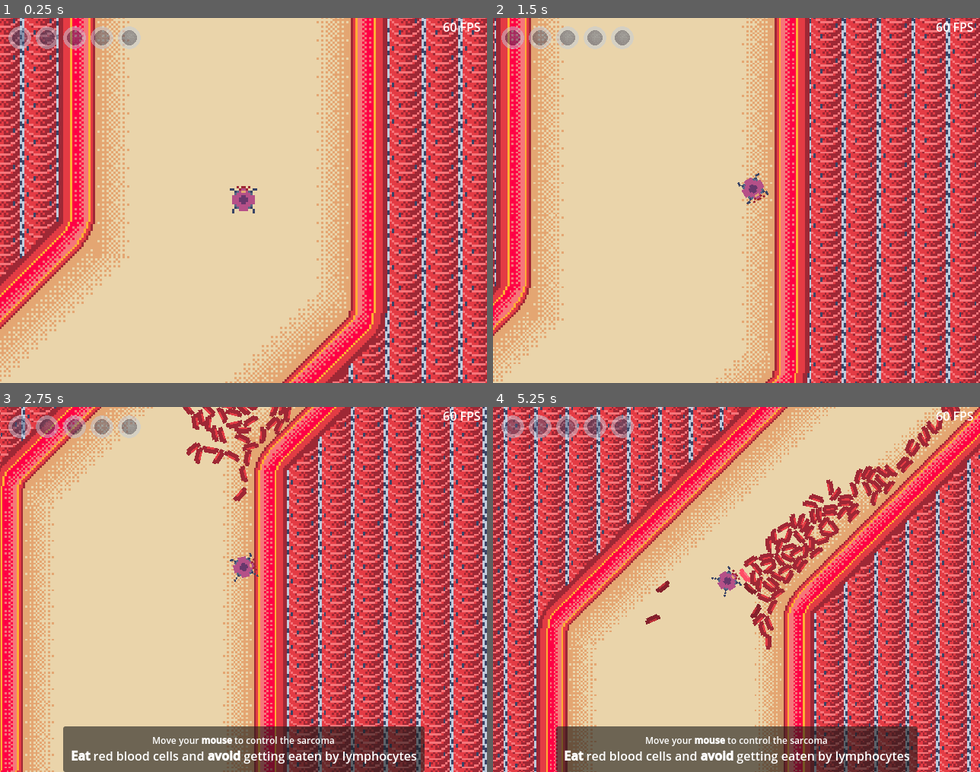
Above: before the commit, frames 1-4 (two rows, left to right).
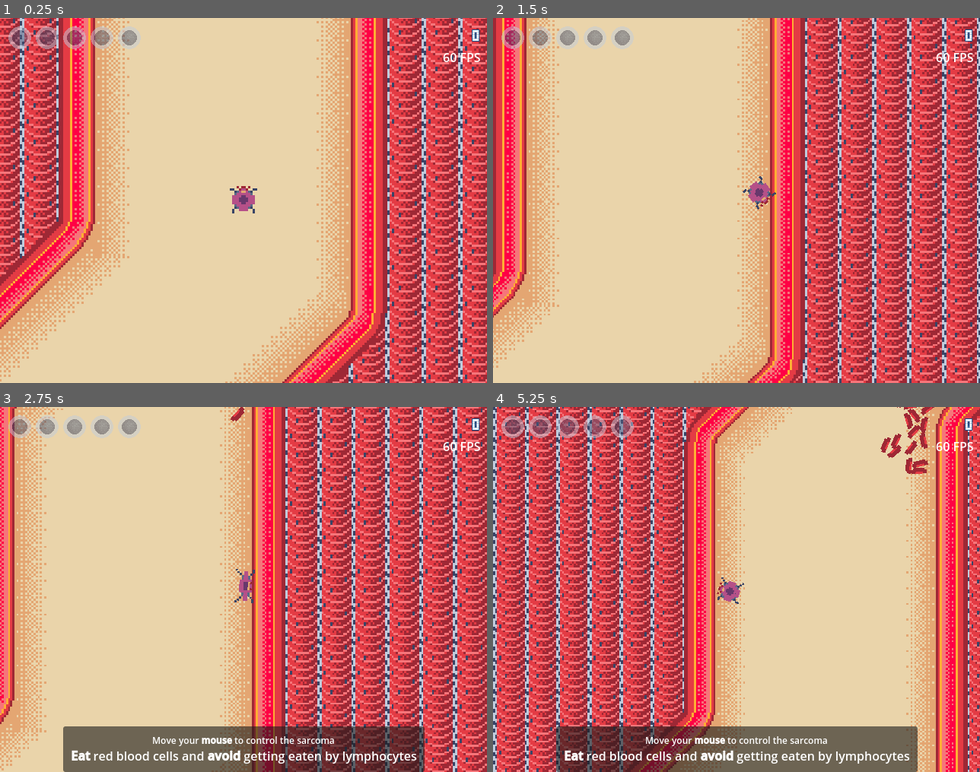
Above: after the commit, the same moments.

Repository: BertrandBordage/Bloody-Sarcoma
Game: Godot game, scene res://level_0.tscn
Two runs of this game, one before a commit and one after it. Both use one fixed random seed, a clock stepped at 60 frames per second and the inputs below. Sound files missing from this copy of the repository are replaced by a short silence.
Inputs (mouse positions are in pixels of both pictures, inside the frame that each line leads up to):
- Up to frame 1 (0.25 s): no input
- Up to frame 2 (1.5 s): move the mouse to (843, 182) at 0.52 s; hold Right (right, bound only after the commit) 0.53-1.25 s; tap Space (drop_cell, bound only after the commit) at 0.6 s; click (843, 182) at 0.67 s; drag from (639, 218) to (770, 193) at 1.27 s
- Up to frame 3 (2.75 s): move the mouse to (292, 509) at 2.02 s; hold Right (right, bound only after the commit) from 2.03 s (still down); tap Space (drop_cell, bound only after the commit) at 2.1 s; click (292, 509) at 2.17 s
- Up to frame 4 (5.25 s): release Right (right, bound only after the commit) at 2.75 s; drag from (712, 662) to (590, 534) at 2.77 s; move the mouse to (882, 644) at 3.52 s; hold Left (left, bound only after the commit) 3.53-4.25 s; tap Space (drop_cell, bound only after the commit) at 3.6, 5.1 s; click (882, 644) at 3.67 s; drag from (590, 534) to (663, 498) at 4.27 s; move the mouse to (760, 589) at 5.02 s; hold Down (down, bound only after the commit) from 5.03 s (still down); click (760, 589) at 5.17 s

The runs differ from the first frame. In frame 1, 0.2% of the frame differs, in the area x 90-99%, y 1-13%; in frame 2, 40%; in frame 3, 41%; in frame 4, 78%, in the area x 0-100%, y 0-100%.

Commit message:
Adds scoring + gamepad + keyboard.

Diff:
--- /dev/null
+++ b/Score.gd
@@ -0,0 +1,5 @@
+extends Label
+
+
+func _process(_delta):
+    text = "%s" % PlayerData.score
--- a/autoload/PlayerData.gd
+++ b/autoload/PlayerData.gd
@@ -5,6 +5,7 @@
 
 const MAX_THREAT_LEVEL: float = 5.0
 var threat_level: float = 0.0
+var score: int = 0
 var cluster: Node2D
 var cooldown_timer: Timer
 
@@ -49,6 +50,8 @@
 
 
 func drop_cell():
+    if cluster.get_child_count() <= 1:
+        return
     var cell = get_worst_cell()
     if cell == null:
         return
@@ -57,3 +60,4 @@
     dropped_cell.animation = "Idle"
     SpawnedFlow.spawn_container.add_child(dropped_cell)
     cell.queue_free()
+    score += 100
--- a/bodies/cancer_cell.gd
+++ b/bodies/cancer_cell.gd
@@ -155,9 +155,11 @@
 
     if body.NAME == "RedBloodCell":
         %RedBloodCellDead.play()
+        PlayerData.score += 1
     elif body.NAME == "Lymphocyte":
         %LymphocyteDead.play()
         PlayerData.raise_threat_level(1.0)
+        PlayerData.score += 100
     elif body.NAME == "Neutrophil":
         %NeutrophilDead.play()
         for sibling in get_parent().get_children():
@@ -165,6 +167,7 @@
                 sibling.has_mouth = true
                 break
         PlayerData.raise_threat_level(0.5)
+        PlayerData.score += 10
     elif body.NAME == "Bacteria":
         %BacteriaDead.play()
         if has_bottom_flagellum:
@@ -180,6 +183,7 @@
                 has_top_flagellum = true
         else:
             has_bottom_flagellum = true
+        PlayerData.score += 5
 
 
 func take_damage(damage: float):
--- a/playable_cell_cluster.gd
+++ b/playable_cell_cluster.gd
@@ -6,6 +6,7 @@
 const MAX_ZOOM = Vector2(3.0, 3.0)
 @onready var initial_zoom = %Camera2D.zoom
 @onready var smoothed_zoom: Vector2 = initial_zoom
+var use_mouse: bool = true
 
 
 func _ready():
@@ -15,7 +16,10 @@
 
 
 func _process(_delta):
-    %SacrificeUI.visible = %CancerCellCluster.get_child_count() > 1
+    if Input.is_action_just_pressed("drop_cell"):
+        PlayerData.drop_cell()
+
+    %MetastasizeUI.visible = %CancerCellCluster.get_child_count() > 1
 
     var smoothed_position = %CancerCellCluster.smoothed_position
     %Camera2D.position = smoothed_position
@@ -34,21 +38,23 @@
 
 
 func _physics_process(_delta):
-    var viewport: Viewport = get_viewport()
-    var viewport_size: Vector2 = viewport.get_visible_rect().size
-    var direction: Vector2 = (
-        (viewport.get_mouse_position() - viewport_size / 2) / viewport_size
-    )
-    # Multiply by 5 to make it possible to reach top speed
-    # without going to the edge of the screen.
-    direction = (direction * 5).limit_length(1.0)
-    %CancerCellCluster.movement_force = ACCELERATION * direction
-    %CancerCellCluster.rotation_vector = direction
+    var direction: Vector2 = Input.get_vector("left", "right", "up", "down")
+    if use_mouse and direction != Vector2.ZERO:
+        use_mouse = false
+    if use_mouse:
+        var viewport: Viewport = get_viewport()
+        var viewport_size: Vector2 = viewport.get_visible_rect().size
+        direction = (
+            (viewport.get_mouse_position() - viewport_size / 2) / viewport_size
+        )
+        # Multiply by 5 to make it possible to reach top speed
+        # without going to the edge of the screen.
+        direction = (direction * 5).limit_length(1.0)
+
+    if direction != Vector2.ZERO:
+        %CancerCellCluster.movement_force = ACCELERATION * direction
+        %CancerCellCluster.rotation_vector = direction
 
 
 func _on_loaded_area_body_exited(body):
     SpawnedFlow.respawn_if_possible(body)
-
-
-func _on_sacrifice_pressed():
-    PlayerData.drop_cell()
--- a/playable_cell_cluster.tscn
+++ b/playable_cell_cluster.tscn
@@ -8,6 +8,8 @@
 [ext_resource type="AudioStream" uid="uid://b4flvaln2as1g" path="res://sounds/background_noise.wav" id="3_owkcr"]
 [ext_resource type="Script" path="res://Help.gd" id="3_pwehu"]
 [ext_resource type="PackedScene" uid="uid://dawsk28a6rcs6" path="res://utils/fps.tscn" id="4_5xils"]
+[ext_resource type="Script" path="res://Score.gd" id="7_4hjp6"]
+[ext_resource type="FontFile" uid="uid://hnxgeipnqeuo" path="res://fonts/Micro5-Regular.ttf" id="7_rckg4"]
 
 [sub_resource type="RectangleShape2D" id="RectangleShape2D_0i2i1"]
 size = Vector2(416, 368)
@@ -95,19 +97,32 @@
 texture = ExtResource("3_obfec")
 stretch_mode = 5
 
+[node name="Score" type="Label" parent="Overlay"]
+offset_left = 456.0
+offset_top = 8.0
+offset_right = 632.0
+offset_bottom = 31.0
+theme_override_colors/font_outline_color = Color(0.0705882, 0.305882, 0.537255, 1)
+theme_override_constants/outline_size = 4
+theme_override_fonts/font = ExtResource("7_rckg4")
+theme_override_font_sizes/font_size = 30
+text = "1234567"
+horizontal_alignment = 2
+script = ExtResource("7_4hjp6")
+
 [node name="FPS" parent="Overlay" instance=ExtResource("4_5xils")]
 offset_left = 568.0
-offset_top = 0.0
+offset_top = 40.0
 offset_right = 632.0
-offset_bottom = 24.0
+offset_bottom = 64.0
 text = "?? FPS"
 horizontal_alignment = 2
 
-[node name="SacrificeUI" type="CanvasLayer" parent="."]
+[node name="MetastasizeUI" type="CanvasLayer" parent="."]
 unique_name_in_owner = true
 visible = false
 
-[node name="PanelContainer" type="PanelContainer" parent="SacrificeUI"]
+[node name="PanelContainer" type="PanelContainer" parent="MetastasizeUI"]
 anchors_preset = 3
 anchor_left = 1.0
 anchor_top = 1.0
@@ -118,25 +133,26 @@
 grow_horizontal = 0
 grow_vertical = 0
 
-[node name="MarginContainer" type="MarginContainer" parent="SacrificeUI/PanelContainer"]
+[node name="MarginContainer" type="MarginContainer" parent="MetastasizeUI/PanelContainer"]
 layout_mode = 2
 theme_override_constants/margin_left = 10
 theme_override_constants/margin_top = 10
 theme_override_constants/margin_right = 10
 theme_override_constants/margin_bottom = 10
 
-[node name="VBoxContainer" type="VBoxContainer" parent="SacrificeUI/PanelContainer/MarginContainer"]
+[node name="VBoxContainer" type="VBoxContainer" parent="MetastasizeUI/PanelContainer/MarginContainer"]
 layout_mode = 2
 
-[node name="SacrificeButton" type="Button" parent="SacrificeUI/PanelContainer/MarginContainer/VBoxContainer"]
+[node name="MetastasizeButton" type="Button" parent="MetastasizeUI/PanelContainer/MarginContainer/VBoxContainer"]
 layout_mode = 2
 focus_mode = 0
-text = "Drop a cell"
+text = "Metastasize"
 
-[node name="Label" type="Label" parent="SacrificeUI/PanelContainer/MarginContainer/VBoxContainer"]
+[node name="Label" type="Label" parent="MetastasizeUI/PanelContainer/MarginContainer/VBoxContainer"]
 layout_mode = 2
 theme_override_font_sizes/font_size = 10
-text = "Gives one mutation"
+text = "- 1 cell + 100 points"
+horizontal_alignment = 1
 
 [node name="Help" type="CanvasLayer" parent="."]
 offset = Vector2(0, 100)
@@ -172,4 +188,3 @@
 
 [connection signal="body_exited" from="Camera2D/LoadedArea" to="." method="_on_loaded_area_body_exited"]
 [connection signal="timeout" from="ThreatLevelCooldown" to="ThreatLevelCooldown" method="_on_timeout"]
-[connection signal="pressed" from="SacrificeUI/PanelContainer/MarginContainer/VBoxContainer/SacrificeButton" to="." method="_on_sacrifice_pressed"]
--- a/project.godot
+++ b/project.godot
@@ -36,6 +36,43 @@
 
 enabled=PackedStringArray("res://addons/aseprite_importer/plugin.cfg")
 
+[input]
+
+left={
+"deadzone": 0.5,
+"events": [Object(InputEventJoypadMotion,"resource_local_to_scene":false,"resource_name":"","device":-1,"axis":0,"axis_value":-1.0,"script":null)
+, Object(InputEventKey,"resource_local_to_scene":false,"resource_name":"","device":-1,"window_id":0,"alt_pressed":false,"shift_pressed":false,"ctrl_pressed":false,"meta_pressed":false,"pressed":false,"keycode":0,"physical_keycode":4194319,"key_label":0,"unicode":0,"echo":false,"script":null)
+, Object(InputEventKey,"resource_local_to_scene":false,"resource_name":"","device":-1,"window_id":0,"alt_pressed":false,"shift_pressed":false,"ctrl_pressed":false,"meta_pressed":false,"pressed":false,"keycode":0,"physical_keycode":65,"key_label":0,"unicode":97,"echo":false,"script":null)
+]
+}
+right={
+"deadzone": 0.5,
+"events": [Object(InputEventJoypadMotion,"resource_local_to_scene":false,"resource_name":"","device":-1,"axis":0,"axis_value":1.0,"script":null)
+, Object(InputEventKey,"resource_local_to_scene":false,"resource_name":"","device":-1,"window_id":0,"alt_pressed":false,"shift_pressed":false,"ctrl_pressed":false,"meta_pressed":false,"pressed":false,"keycode":0,"physical_keycode":4194321,"key_label":0,"unicode":0,"echo":false,"script":null)
+, Object(InputEventKey,"resource_local_to_scene":false,"resource_name":"","device":-1,"window_id":0,"alt_pressed":false,"shift_pressed":false,"ctrl_pressed":false,"meta_pressed":false,"pressed":false,"keycode":0,"physical_keycode":68,"key_label":0,"unicode":105,"echo":false,"script":null)
+]
+}
+up={
+"deadzone": 0.5,
+"events": [Object(InputEventJoypadMotion,"resource_local_to_scene":false,"resource_name":"","device":-1,"axis":1,"axis_value":-1.0,"script":null)
+, Object(InputEventKey,"resource_local_to_scene":false,"resource_name":"","device":-1,"window_id":0,"alt_pressed":false,"shift_pressed":false,"ctrl_pressed":false,"meta_pressed":false,"pressed":false,"keycode":0,"physical_keycode":4194320,"key_label":0,"unicode":0,"echo":false,"script":null)
+, Object(InputEventKey,"resource_local_to_scene":false,"resource_name":"","device":-1,"window_id":0,"alt_pressed":false,"shift_pressed":false,"ctrl_pressed":false,"meta_pressed":false,"pressed":false,"keycode":0,"physical_keycode":87,"key_label":0,"unicode":233,"echo":false,"script":null)
+]
+}
+down={
+"deadzone": 0.5,
+"events": [Object(InputEventJoypadMotion,"resource_local_to_scene":false,"resource_name":"","device":-1,"axis":1,"axis_value":1.0,"script":null)
+, Object(InputEventKey,"resource_local_to_scene":false,"resource_name":"","device":-1,"window_id":0,"alt_pressed":false,"shift_pressed":false,"ctrl_pressed":false,"meta_pressed":false,"pressed":false,"keycode":0,"physical_keycode":4194322,"key_label":0,"unicode":0,"echo":false,"script":null)
+, Object(InputEventKey,"resource_local_to_scene":false,"resource_name":"","device":-1,"window_id":0,"alt_pressed":false,"shift_pressed":false,"ctrl_pressed":false,"meta_pressed":false,"pressed":false,"keycode":0,"physical_keycode":83,"key_label":0,"unicode":117,"echo":false,"script":null)
+]
+}
+drop_cell={
+"deadzone": 0.5,
+"events": [Object(InputEventJoypadButton,"resource_local_to_scene":false,"resource_name":"","device":-1,"button_index":0,"pressure":0.0,"pressed":true,"script":null)
+, Object(InputEventKey,"resource_local_to_scene":false,"resource_name":"","device":-1,"window_id":0,"alt_pressed":false,"shift_pressed":false,"ctrl_pressed":false,"meta_pressed":false,"pressed":false,"keycode":0,"physical_keycode":32,"key_label":0,"unicode":32,"echo":false,"script":null)
+]
+}
+
 [layer_names]
 
 2d_physics/layer_1="Player"
Binary file changed: icon.png
Not shown: 1 places in playable_cell_cluster.tscn that only renumber resources
